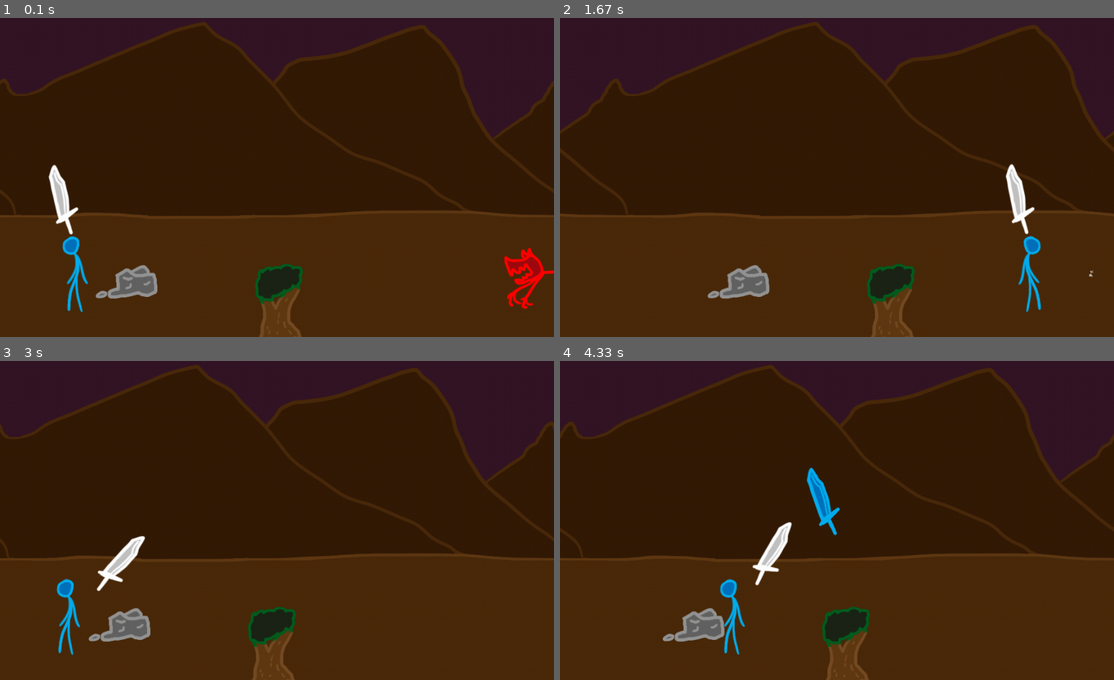
Above: before the commit, frames 1-4 (two rows, left to right).
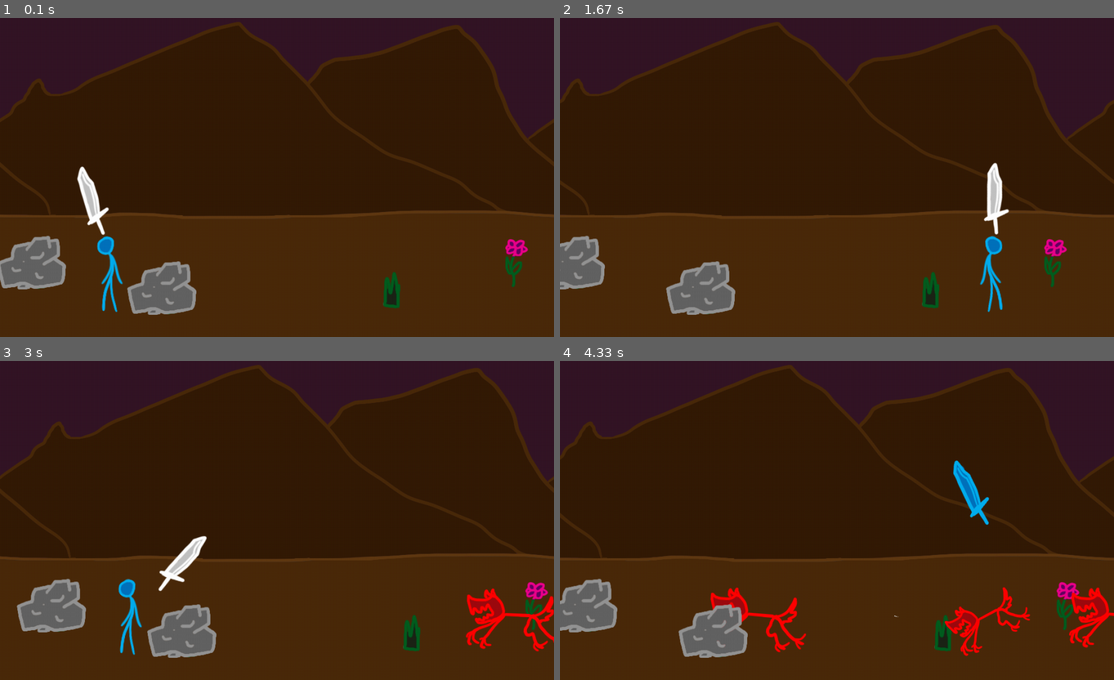
Above: after the commit, the same moments.

Repository: Atomotron/Learning-Pygame
Game: pygame game, started from examples/4_sprite_class.py
The game is run twice, just before and just after one commit, with the same random seed, the same clock (stepped at 60 frames per second) and the same inputs.
Inputs (mouse positions are in pixels of both pictures, inside the frame that each line leads up to):
- Up to frame 1 (0.1 s): no input
- Up to frame 2 (1.67 s): click (837, 129) at 0.38 s; click (1014, 116) at 0.72 s; hold Right 1-1.47 s; hold Right from 1.5 s (still down)
- Up to frame 3 (3 s): release Right at 1.97 s; hold Left 2-2.53 s; hold Left 2.57-2.97 s
- Up to frame 4 (4.33 s): hold Right 3-3.63 s; hold Left 3.67-4.13 s; click (outside the picture) at 4.22 s

The runs differ from the first frame. In frame 1, 13% of the frame differs, in the area x 0-100%, y 1-100%; in frame 2, 13%; in frame 3, 17%; in frame 4, 12%.

Commit message:
It is now a game!

Diff:
--- a/examples/4_sprite_class.py
+++ b/examples/4_sprite_class.py
@@ -10,7 +10,7 @@
 
 # Configuration
 PLAYER_SPEED = 1
-WEREWOLF_SPEED = 0.2
+WEREWOLF_SPEED = 0.4
 GRAVITY = np.array((0.0,0.01))
 SWORD_VELOCITY = 3
 BACKGROUND_SPRITES = [
@@ -20,7 +20,11 @@
 # Load image and sound assets
 spritesheet = pygame.image.load("../img/sprites.png").convert_alpha()
 playersheet = pygame.image.load("../img/spriteanim_v2.png").convert_alpha()
-background = pygame.image.load("../img/PyBgrd2_Dunes.png").convert_alpha()
+backgrounds = [
+    pygame.image.load("../img/PyBgrd1_Plains.png").convert_alpha(),
+    pygame.image.load("../img/PyBgrd2_Dunes.png").convert_alpha(),
+    pygame.image.load("../img/PyBgrd3_Swamp.png").convert_alpha(),
+]
 schwing = pygame.mixer.Sound("../sounds/schwing.ogg")
 
 source_rects = {
@@ -69,12 +73,13 @@
 class World(object):
     """The world contains all of the sprites, and keeps track of what rectangles
        need to be painted over by the background to erase old stuff."""
-    def __init__(self,background,camera=(0,0)):
+    def __init__(self,backgrounds,camera=(0,0)):
         self.player = None # A blessed, special entity.
         self.things = []
         self.actors = []
         self.reactors = []
-        self.background = background
+        self.backgrounds = backgrounds
+        self.background = random.choice(self.backgrounds)
         self.camera = np.array(camera,dtype=np.float_)
     def tick(self,dt):
         for thing in self.things:
@@ -85,7 +90,7 @@
                     actor.collide(reactor)
         if self.player:
             delta = ((self.player.pos[0] - self.camera[0]) / self.background.get_rect().width) - 0.5
-            speed = math.pow(delta,3)*10
+            speed = math.pow(delta,3)*30
             self.camera[0] += dt*speed # Rectangle integration method
     def draw(self,screen):
         # The position on the screen of the background repetition seam
@@ -100,16 +105,20 @@
         self.things = []
         self.actors = []
         self.reactors = []
+        self.enemy_count = 0
+        self.background = random.choice(self.backgrounds)
         self.camera = np.array((0,0),dtype=np.float_)
         for i in range(0,100):
             Sprite(
                 self,
                 spritesheet,
                 source_rects[random.choice(BACKGROUND_SPRITES)],
-                (random.uniform(0,10000),random.uniform(550,730)),
+                (random.uniform(-10000,10000),random.uniform(550,730)),
             )
         Player(world,(100,650))
-        Werewolf(world,(1000,650))
+        for i in range(0,10):
+            Werewolf(world,(random.uniform(1000,10000),650))
+            self.enemy_count += 1
         world.z_sort()
     def z_sort(self):
         """Order drawable things by their position. Run this after introducing new objects."""
@@ -256,8 +265,11 @@
                 self.mirrored = False
         super().tick(dt)
     def die(self):
+        if self.dead:
+            return # What is dead may never die
         self.dead = True
         self.anim_state |= Sprite.DISAPPEAR | Sprite.HURT
+        self.sword_launcher.die()
     def throw_sword_at(self,screen_pos):
         screen_pos = np.array(screen_pos,dtype=np.float_)
         target_pos = self.world.camera + screen_pos
@@ -326,21 +338,36 @@
         )
         self.player = player
         self.launch_angle = 0
+        self.loading = False
     def tick(self,dt):
         target_pos = self.world.camera + np.array(pygame.mouse.get_pos())
         target_vector = target_pos - self.player.pos
         self.launch_angle = min(-math.pi/4,max(-3*math.pi/4,math.atan2(target_vector[1],target_vector[0])))
         dx = np.array((math.cos(self.launch_angle),math.sin(self.launch_angle))) * 48*3
         self.pos = self.player.pos + dx
-        self.theta = -(self.launch_angle / (2*math.pi) * 360) + 130
+        if self.loading:
+            self.scale += 0.001*dt
+            if self.scale > 1:
+                self.scale = 1
+                self.loading = False
+            else:
+                self.theta += dt*1.5
+        else:
+            self.theta = -(self.launch_angle / (2*math.pi) * 360) + 130
     def launch(self):
+        if self.loading:
+            return
         schwing.play()
         vel = np.array((math.cos(self.launch_angle),math.sin(self.launch_angle)))*SWORD_VELOCITY
         Sword(self.world,self.player.pos,vel,self.theta)
+        self.loading = True
+        self.scale = 0.1
+    def die(self):
+        self.world.things.remove(self)
 
 if __name__ == "__main__":
     clock = pygame.time.Clock() # A clock to keep track of time
-    world = World(background)
+    world = World(backgrounds)
     world.populate()
     keep_on_stepping = True
     while keep_on_stepping:
